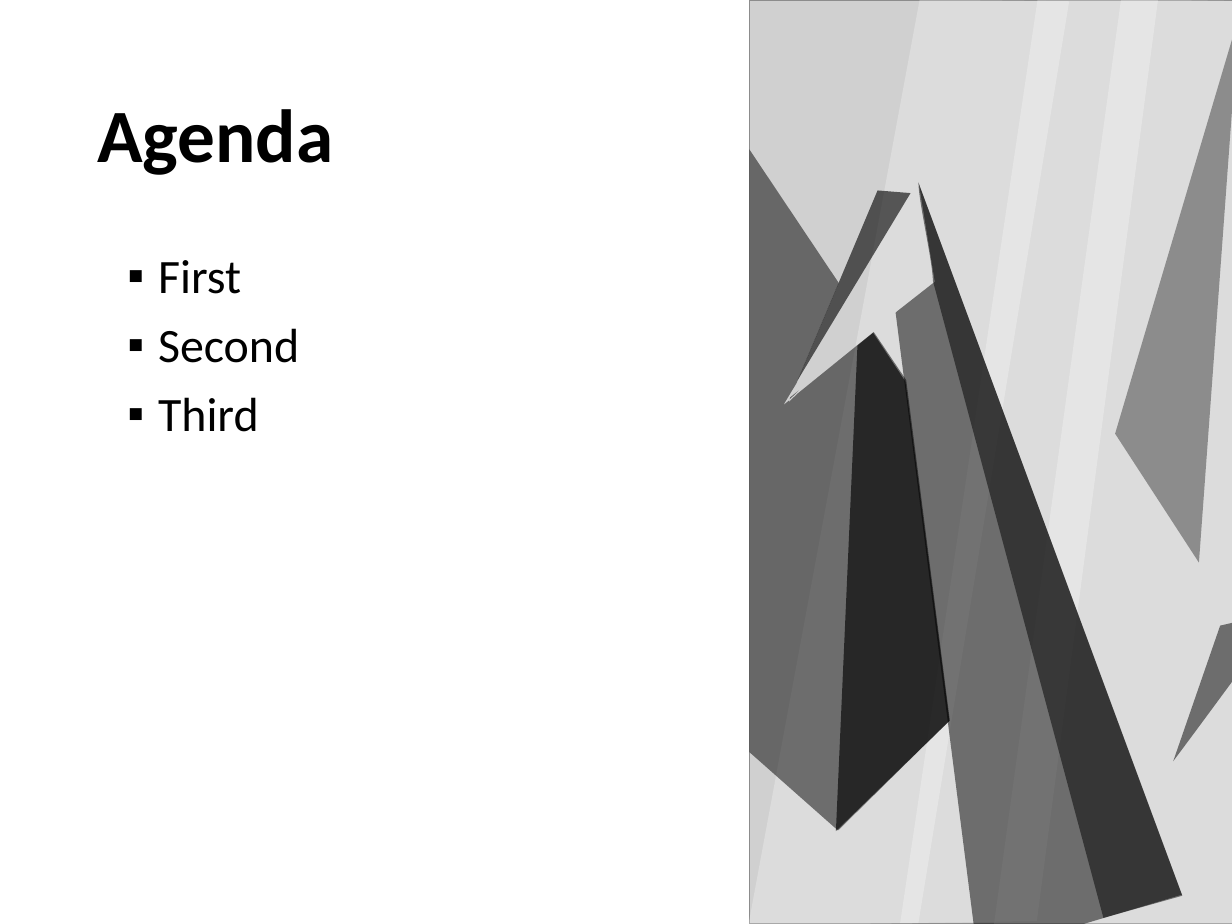
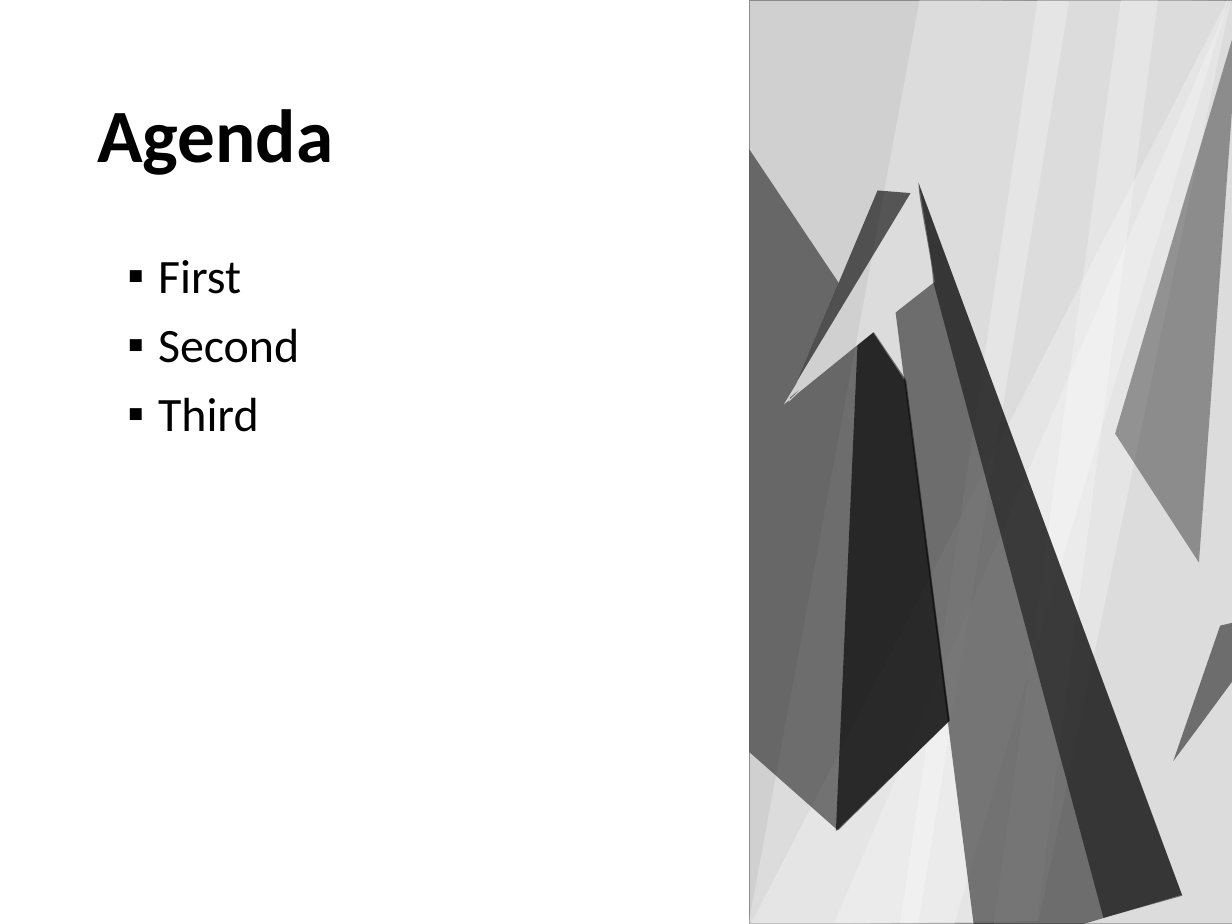
Before and after one commit to mielvds/iswc2016, a slide deck: slide 2 of files/iswc2016-slide-simple.pptx. Drawn at 1232x924 pixels with LibreOffice and Linux fonts; fonts in the diff are those of the drawing; grey boxes stand for pictures. Boxes give left, top, right and bottom in pixels: in the first picture for what was removed or moved away, otherwise in the second. Text is boxed around its words. In the diff, an @@ line names an element or a change of style, - is before the commit and + after.

```diff
--- a/files/iswc2016-slide-simple.pptx
+++ b/files/iswc2016-slide-simple.pptx
@@ freeform shape added at [750, 0, 1231, 924], fill #FFFFFF at 26% opacity @@
@@ freeform shape added at [834, 0, 1232, 924], fill #FFFFFF at 26% opacity @@
@@ freeform shape removed at [1078, 223, 1232, 869] @@
```
Also in this commit, not shown: 9 other slides changed.
